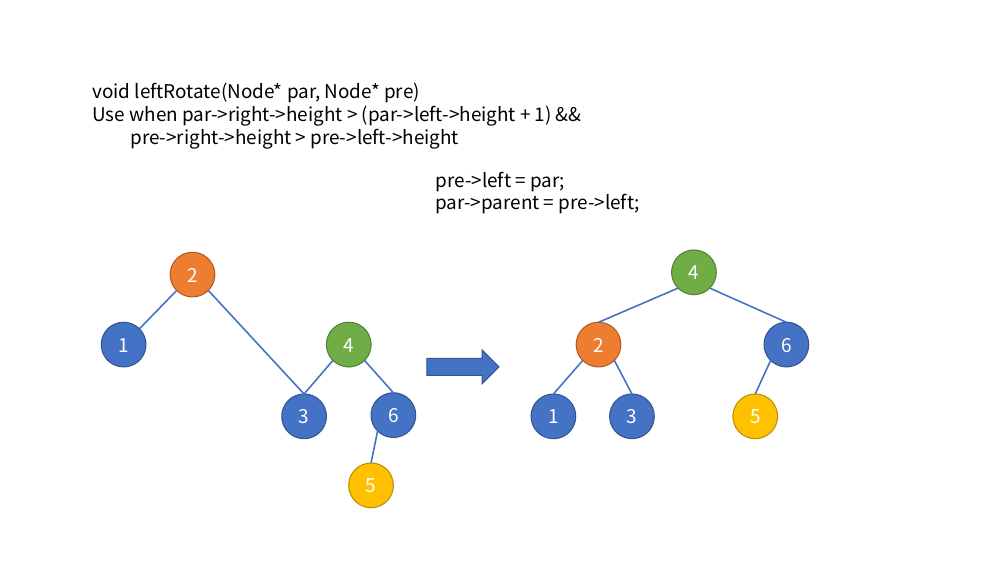
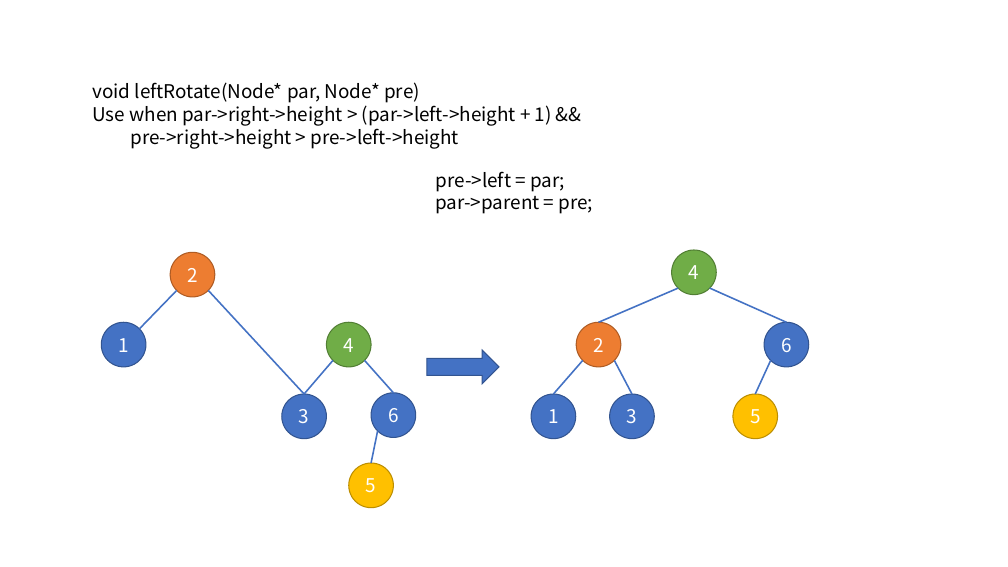
Before and after one commit to blacksea3/C--STL-test, a slide deck: slide 5 of other/CppAlgs/AVLtree.pptx. Drawn at 1008x567 pixels with LibreOffice and Linux fonts; fonts in the diff are those of the drawing. Boxes give left, top, right and bottom in pixels: in the first picture for what was removed or moved away, otherwise in the second. Text is boxed around its words. In the diff, an @@ line names an element or a change of style, - is before the commit and + after.

```diff
--- a/other/CppAlgs/AVLtree.pptx
+++ b/other/CppAlgs/AVLtree.pptx
@@ text at bbox=[436, 190, 594, 214]: text changed @@
-par->parent = pre->left;
+par->parent = pre;
```
Also in this commit, not shown: 11 other slides changed, 8 other files.
